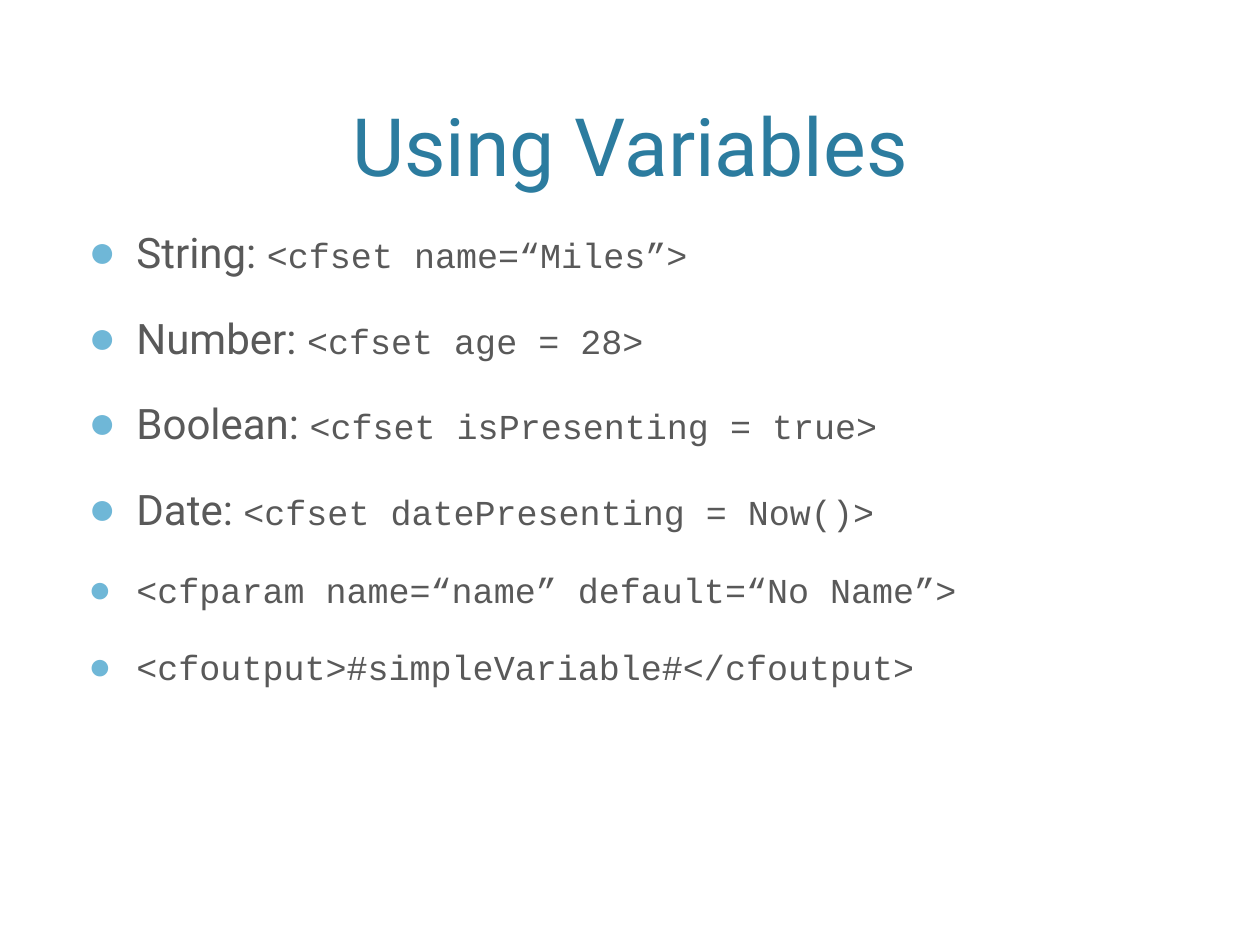
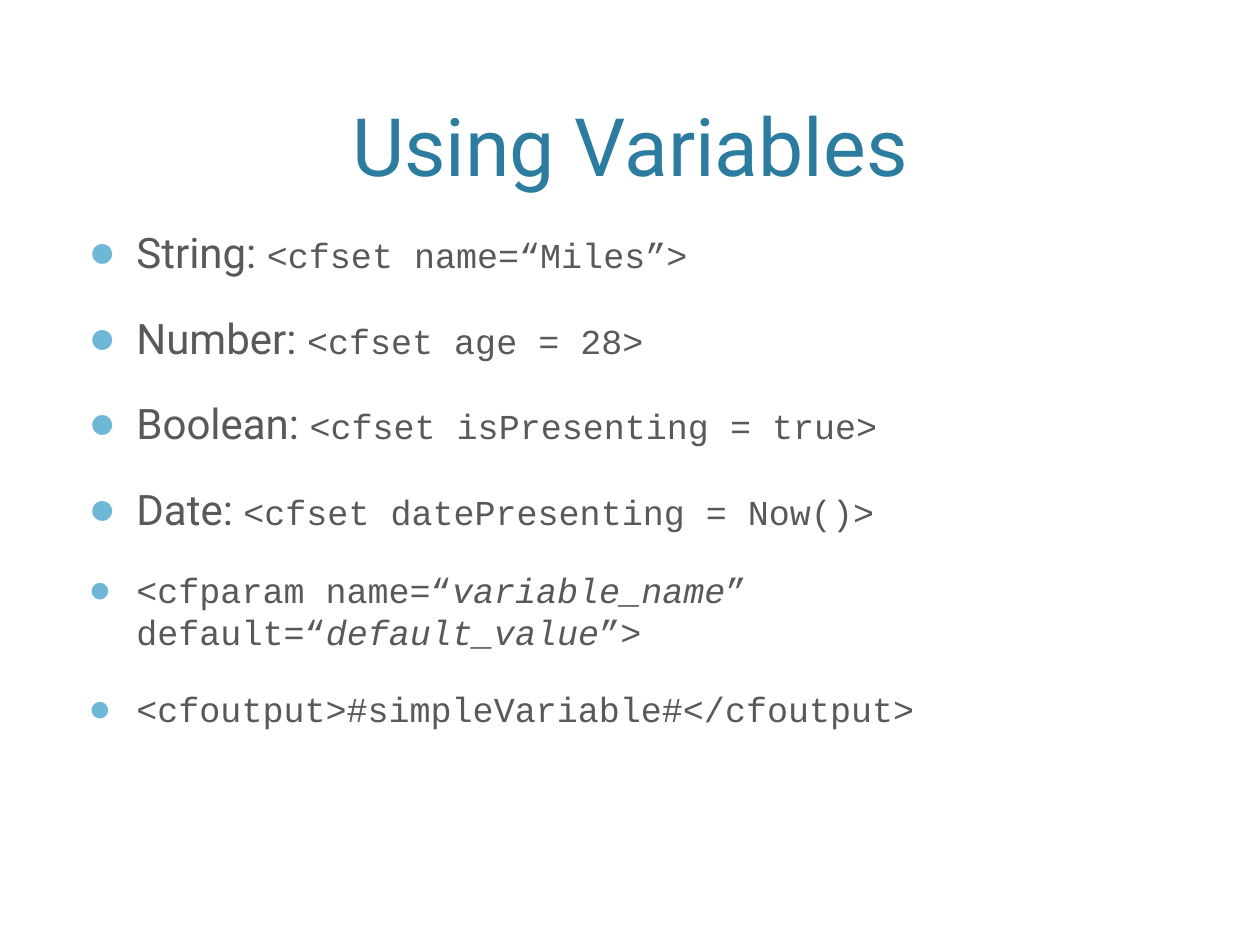
Before and after one commit to awayken/2011sdcodecamp, a slide deck: slide 17 of presentation.pptx. Drawn at 1260x945 pixels with LibreOffice and Linux fonts; fonts in the diff are those of the drawing; background and template pictures are left out. Boxes give left, top, right and bottom in pixels: in the first picture for what was removed or moved away, otherwise in the second. Text is boxed around its words. In the diff, an @@ line names an element or a change of style, - is before the commit and + after.

```diff
--- a/presentation.pptx
+++ b/presentation.pptx
@@ text at bbox=[136, 578, 747, 649]: text changed @@
-● <cfparam name=“name” default=“No Name”>
+● <cfparam name=“variable_name” default=“default_value”>
```
Also in this commit, not shown: 3 other slides changed.
